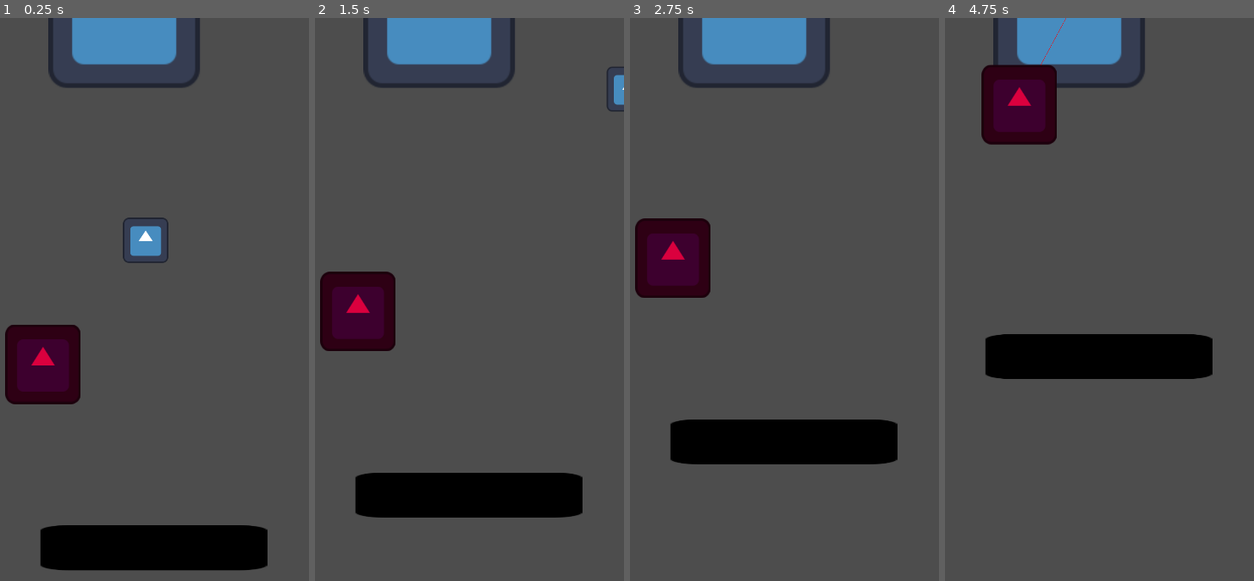
Above: before the commit, frames 1-4 (left to right).
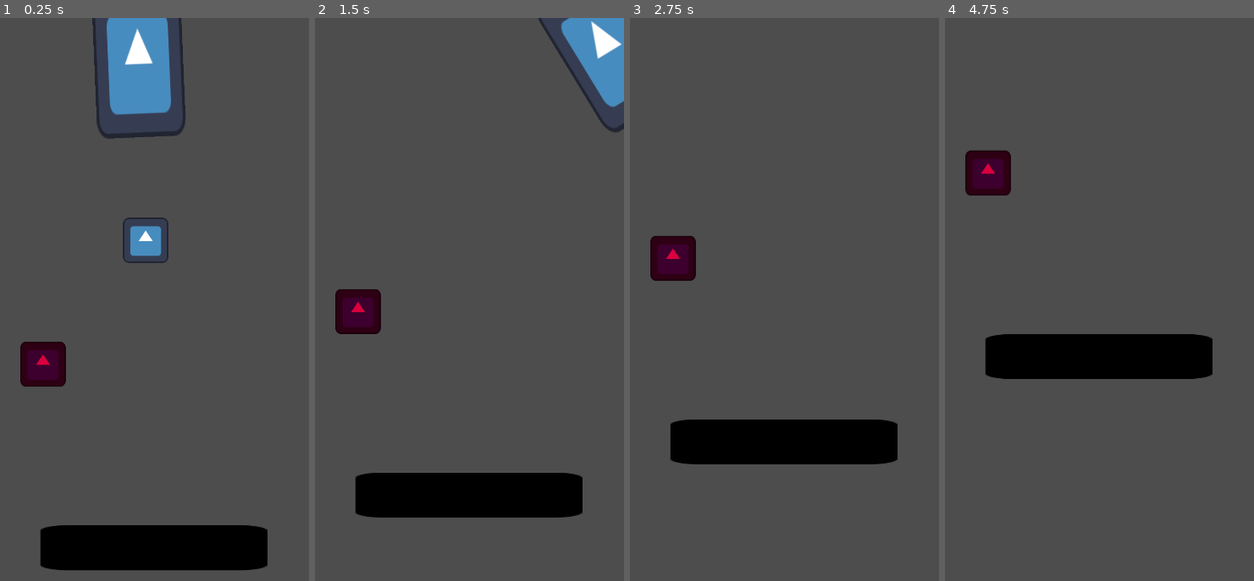
Above: after the commit, the same moments.

Repository: Pandji25/ggj25-animaldev
Game: Godot game, scene res://game.tscn
Same seed, same stepped clock (60 frames per second), same inputs: the game is played once before the commit and once after it. The engine's default icon, where the game draws it, is replaced by a stand-in: a white triangle on a blue panel in a dark square.
Inputs:
- Up to frame 1 (0.25 s): no input
- Up to frame 2 (1.5 s): tap Enter at 0.5 s; hold Right (ui_right) 0.53-1.28 s; hold Down (ui_down) from 1.28 s (still down)
- Up to frame 3 (2.75 s): release Down (ui_down) at 2.03 s; hold Right (ui_right) from 2.03 s (still down)
- Up to frame 4 (4.75 s): release Right (ui_right) at 2.78 s; hold Up (ui_up) 2.78-3.53 s; hold Left (ui_left) from 3.53 s (still down)

The runs differ from the first frame. In frame 1, 7.3% of the frame differs, in the area x 1-65%, y 0-69%; in frame 2, 8.9%, in the area x 1-100%, y 0-60%; in frame 3, 6.6%; in frame 4, 8.0%.

Commit message:
Added straw collision and movement.

Diff:
--- a/game.tscn
+++ b/game.tscn
@@ -8,10 +8,13 @@
 [ext_resource type="PackedScene" uid="uid://cn5odjmv616s6" path="res://rigid_player.tscn" id="6_r3wt8"]
 
 [sub_resource type="RectangleShape2D" id="RectangleShape2D_vbdhc"]
-size = Vector2(426, 424)
+size = Vector2(426, 244)
+
+[sub_resource type="RectangleShape2D" id="RectangleShape2D_2joqk"]
+size = Vector2(416.5, 25)
 
 [sub_resource type="RectangleShape2D" id="RectangleShape2D_v61sh"]
-size = Vector2(214, 226)
+size = Vector2(130, 122)
 
 [node name="Game" type="Node2D"]
 script = ExtResource("1_ld8p2")
@@ -19,21 +22,43 @@
 [node name="Marker2D" type="Marker2D" parent="."]
 position = Vector2(0, 1920)
 
-[node name="Straw" type="Area2D" parent="."]
-position = Vector2(556, -16)
+[node name="Straw" type="Area2D" parent="." node_paths=PackedStringArray("target")]
+z_index = 2
+position = Vector2(553, -112)
+rotation = 1.5708
 script = ExtResource("3_27jse")
-metadata/_edit_group_ = true
+target = NodePath("../RigidPlayer")
 
 [node name="Sprite2D" type="Sprite2D" parent="Straw"]
-scale = Vector2(3.355, 3.355)
+position = Vector2(236, -1.03159e-05)
+rotation = -1.5708
+scale = Vector2(1.97, 3.355)
 texture = ExtResource("3_qfl3s")
 
 [node name="CollisionShape2D" type="CollisionShape2D" parent="Straw"]
+position = Vector2(-3, -5)
 shape = SubResource("RectangleShape2D_vbdhc")
+
+[node name="StaticBody2D" type="StaticBody2D" parent="Straw"]
+collision_layer = 4
+
+[node name="CollisionShape2D" type="CollisionShape2D" parent="Straw/StaticBody2D"]
+position = Vector2(238.25, 111.5)
+shape = SubResource("RectangleShape2D_2joqk")
+
+[node name="CollisionShape2D2" type="CollisionShape2D" parent="Straw/StaticBody2D"]
+position = Vector2(241, -110)
+shape = SubResource("RectangleShape2D_2joqk")
+
+[node name="Area2D" type="Area2D" parent="Straw"]
+position = Vector2(427, -1.86648e-05)
+
+[node name="CollisionPolygon2D" type="CollisionPolygon2D" parent="Straw/Area2D"]
+polygon = PackedVector2Array(188, 229, 296, 134, 324, 1, 294, -144, 191, -233, -122, 3)
 
 [node name="TestDamageObstacle" type="RigidBody2D" parent="." node_paths=PackedStringArray("straw")]
 position = Vector2(326, 1000)
-collision_mask = 3
+collision_mask = 7
 gravity_scale = -1.0
 linear_damp = 8.0
 angular_damp = 1.0
@@ -46,7 +71,6 @@
 
 [node name="Sprite2D" type="Sprite2D" parent="TestDamageObstacle"]
 modulate = Color(0.854902, 0, 0.243137, 1)
-scale = Vector2(1.67188, 1.76563)
 texture = ExtResource("3_qfl3s")
 
 [node name="TestObstacle" parent="." instance=ExtResource("3_s8myv")]
--- a/straw.gd
+++ b/straw.gd
@@ -1,6 +1,7 @@
 extends Area2D
 class_name Straw
 
+@export var target: RigidPlayer
 
 # Called when the node enters the scene tree for the first time.
 func _ready() -> void:
@@ -8,8 +9,9 @@
 
 
 # Called every frame. 'delta' is the elapsed time since the previous frame.
-func _process(delta: float) -> void:
-	pass
+func _physics_process(delta: float) -> void:
+	look_at(target.global_position)
+	global_position.x = lerp(global_position.x, target.global_position.x, 0.05)
 
 
 func _on_body_entered(body: Node2D) -> void:
Not shown: 1 places in game.tscn that only renumber resources
